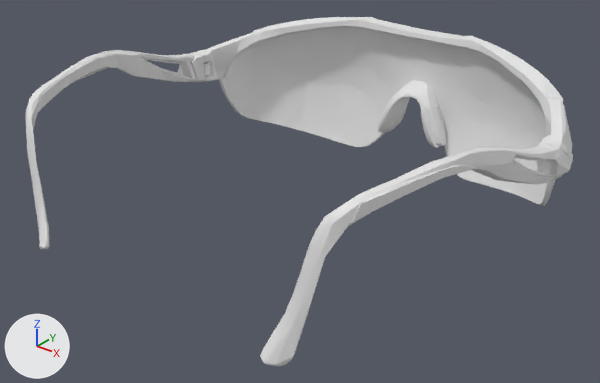
Two versions of the FBX model spikes/Unity3D/Assets/Characters/LesCyclopes/Female.fbx, one commit apart.
Before and after are seen from a 50 mm lens placed at (0.198, -0.239, 1.781), pointed at (0.003, 0.005, 1.629). The lights are fixed; the arrows at lower left show +X, +Y and +Z. The older version comes first. Vertices at exactly the same position are counted once.

Script lines for the objects in view, before the commit:
```python
me_output_unwrapped_001 = bpy.data.meshes.new('output_unwrapped.001')
me_output_unwrapped_001.from_pydata(...)  # 2016 vertices, 4034 faces; spans x -0.1..0.1, y -0.082..0.107, z 1.611..1.68
me_output_unwrapped_001.materials.append(mat_bakedmaterial_001)  # white #e7e7e7
ob_pr_lescyclopes_female_lod0 = bpy.data.objects.new('PR_LesCyclopes_Female_LOD0', me_output_unwrapped_001)
ob_pr_lescyclopes_female_lod0.location = (0.0, 0.0, 0.0)
```
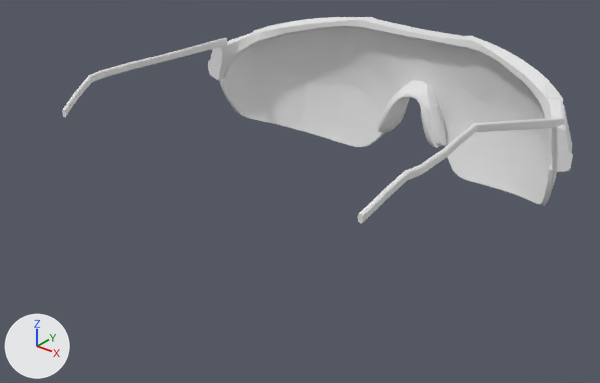
Pixel boxes (x1, y1, x2, y2) of what changed, in the pictures (600 x 383 px):
'PR_LesCyclopes_Female_LOD0', reshaped (7% narrower, 41% shorter): before (25, 17, 573, 366); after (62, 17, 573, 223)
part 1 of me_output_unwrapped_001, added: after (62, 38, 227, 117)
part 2 of me_output_unwrapped_001, added: after (358, 117, 565, 223)
part 3 of me_output_unwrapped_001, cut back: before (261, 122, 573, 366); after (547, 124, 573, 172)
part 4 of me_output_unwrapped_001, cut back: before (25, 40, 240, 249); after (208, 40, 240, 80)

The edits, one by one:
me_output_unwrapped_001 is used by ob_pr_lescyclopes_female_lod0; location (0.0, 0.0, 0.0).
me_output_unwrapped_001 had 2016 vertices, 4034 faces and spanned x -0.1..0.1, y -0.082..0.107, z 1.611..1.68.
me_output_unwrapped_001 now has 1557 vertices, 2747 faces and spans x -0.097..0.097, y -0.053..0.107, z 1.611..1.68.
me_output_unwrapped_001 part 1: a new loose piece of 168 vertices spanning x -0.09..-0.071, y -0.053..0.059, z 1.662..1.674, in mat_bakedmaterial_001 (white #e7e7e7).
me_output_unwrapped_001 part 2: a new loose piece of 168 vertices spanning x 0.071..0.09, y -0.053..0.058, z 1.662..1.674, in mat_bakedmaterial_001 (white #e7e7e7).
me_output_unwrapped_001 part 3: 1 vertex moved within x 0.096, y 0.054, z 1.648; 438 vertices removed from x 0.055..0.1, y -0.082..0.053, z 1.618..1.678; 33 vertices added at x 0.087..0.097, y 0.054, z 1.646..1.664.
me_output_unwrapped_001 part 4: 424 vertices removed from x -0.1..-0.055, y -0.081..0.053, z 1.618..1.678; 34 vertices added at x -0.097..-0.086, y 0.054, z 1.646..1.664.
Other edits to the shape of me_output_unwrapped_001 do not show in these pictures.
